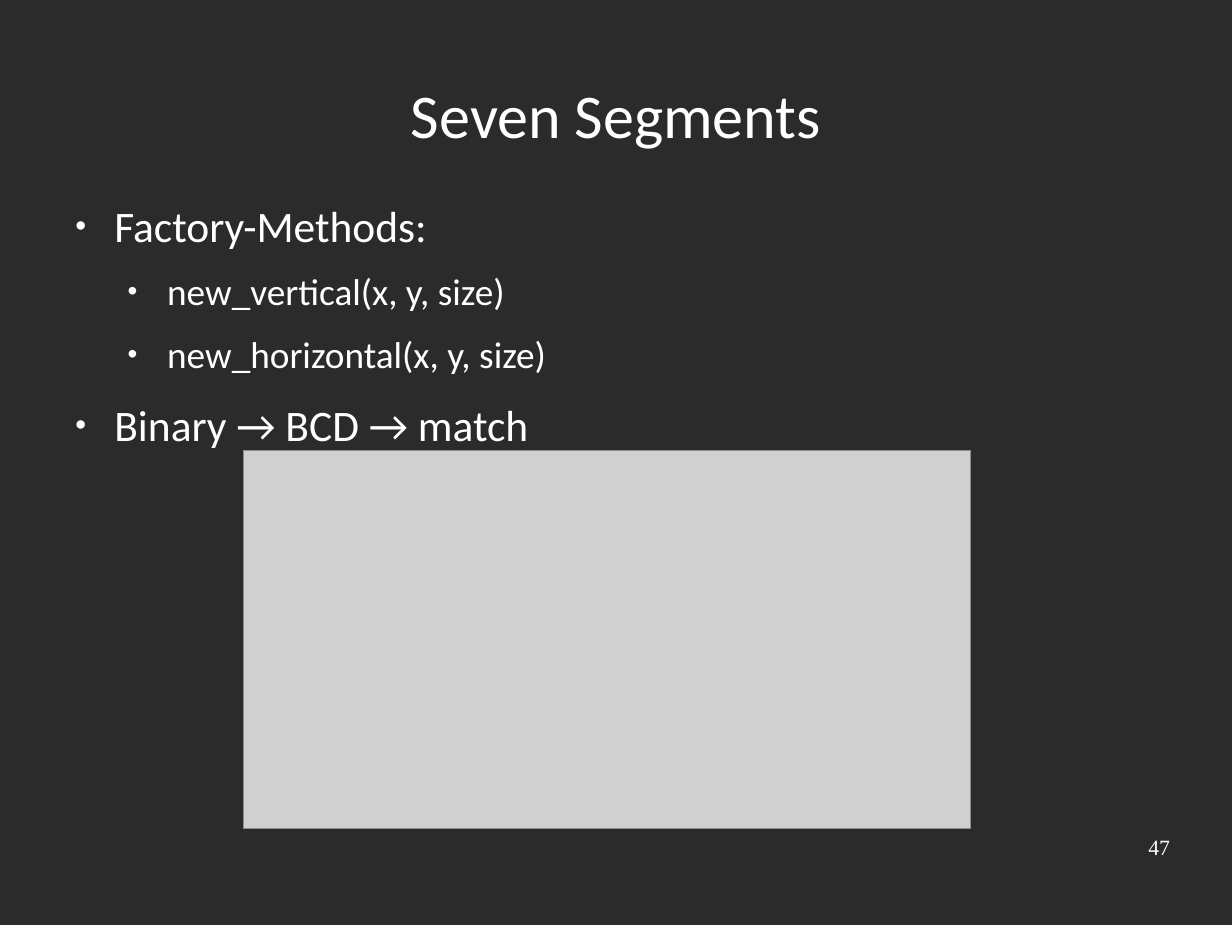
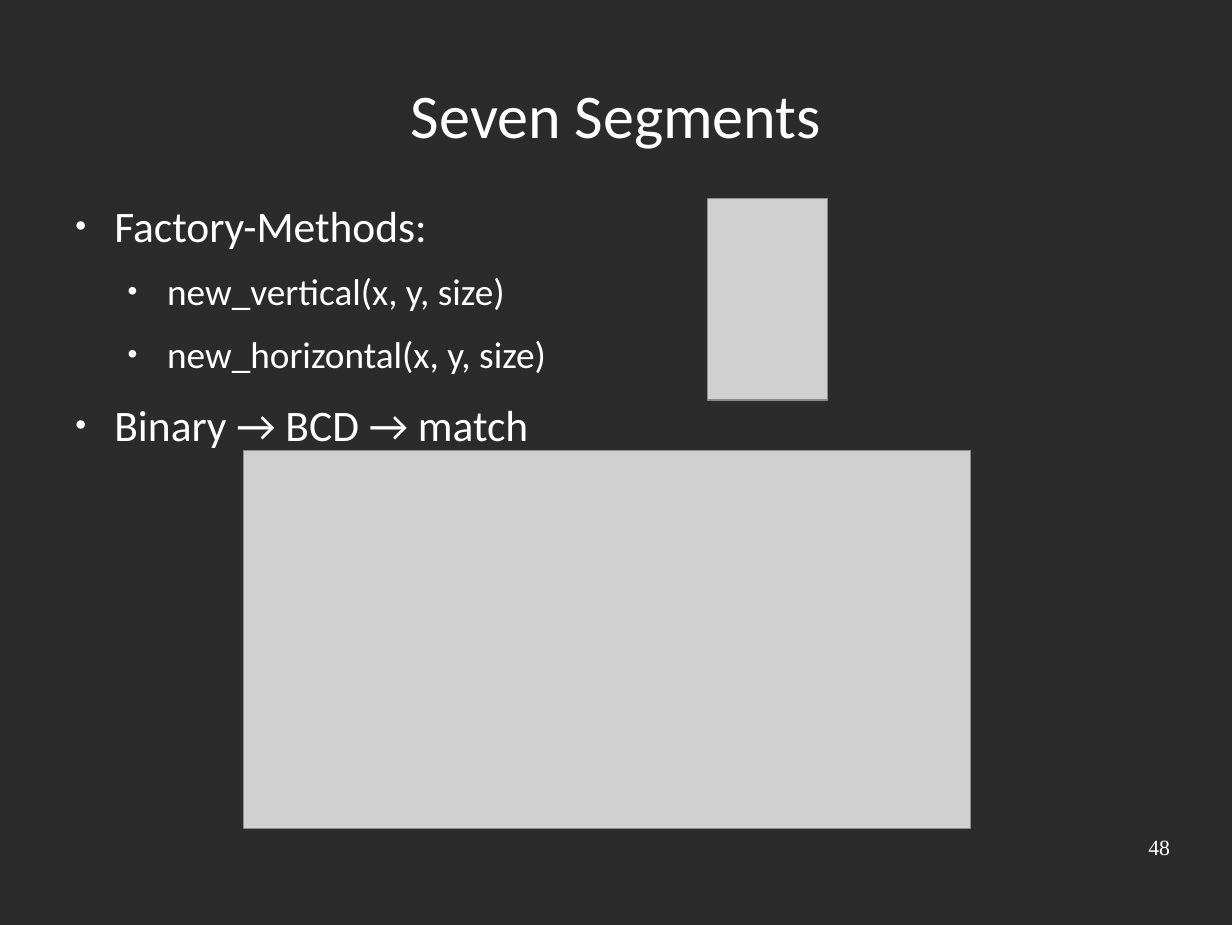
Before and after one commit to Rust-Mikrocontroller-Praktikum-2017/megamaertz, a slide deck: slide 8 of slides/slides.odp (slide 7 before the commit). Drawn at 1232x925 pixels with LibreOffice and Linux fonts; fonts in the diff are those of the drawing; grey boxes stand for pictures; background and template pictures are left out; a plain dark background stands for a picture behind light text. Boxes give left, top, right and bottom in pixels: in the first picture for what was removed or moved away, otherwise in the second. Text is boxed around its words. In the diff, an @@ line names an element or a change of style, - is before the commit and + after.

```diff
--- a/slides/slides.odp
+++ b/slides/slides.odp
@@ picture added at <box>708,199,827,400</box> @@
@@ page number at <box>1148,840,1170,856</box>: text changed @@
-47
+48
```
Also in this commit, not shown: 5 other slides changed, 1 slide added, 9 other files.
